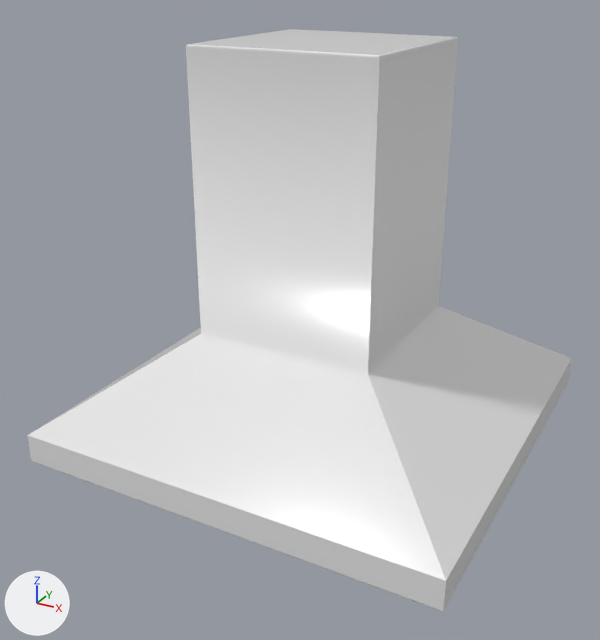
An edit to the FBX model Maya Files/assets/Texturing/Kitchen Hood/Kitchen Hood.fbx, drawn before and after from the same camera.
Before and after are seen from a camera (50 mm lens) standing at (0.0764, -0.1501, 0.2052) and looking at (-0.0018, -0.0078, 0.1341). Arrows for +X, +Y and +Z are at lower left; the lights stay in place. Where no turn or scale is listed for an object, it has been applied to the vertices. Vertices at the same position are counted once.

Objects in the first picture: 'Chimney'.
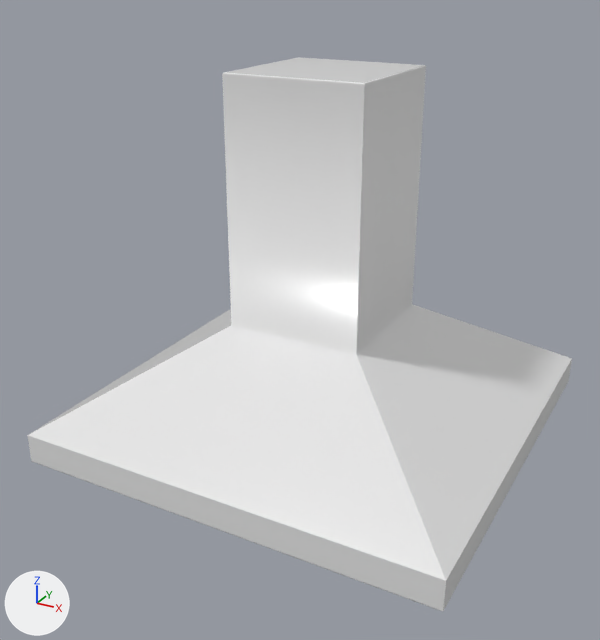
Diff of the bpy script that builds the scene:
```diff
--- a/Maya Files/assets/Texturing/Kitchen Hood/Kitchen Hood.fbx.py
+++ b/Maya Files/assets/Texturing/Kitchen Hood/Kitchen Hood.fbx.py
@@ me_mesh @@
 me_mesh.from_pydata(...)  # 938 vertices, 930 faces; spans x -0.046..0.046, y -0.0462..0.0462, z -0.0419..0.0419
 # used by ob_chimney; location = (0.0, 0.0002, 0.1483)
+# me_mesh part 1: all 44 vertices in x -0.0199..0.0199, y -0.0202..0.0197, z -0.017..0.0419 are scaled about their middle by (0.759, 0.759, 0.89), then moved by (0.0, 0.0, -0.002)
 me_mesh.materials.append(mat_kitchen_hood_buttons_ai)
```

Changed parts and their boxes [x1, y1, x2, y2] in the pictures (600 x 640 px; the box of a moved part takes in the faces that stretch with it):
'Chimney', reshaped
    before: [27, 29, 572, 612]
    after: [27, 57, 572, 612]
part 1 of me_mesh, moved or reshaped
    before: [41, 29, 572, 581]
    after: [41, 57, 572, 581]
